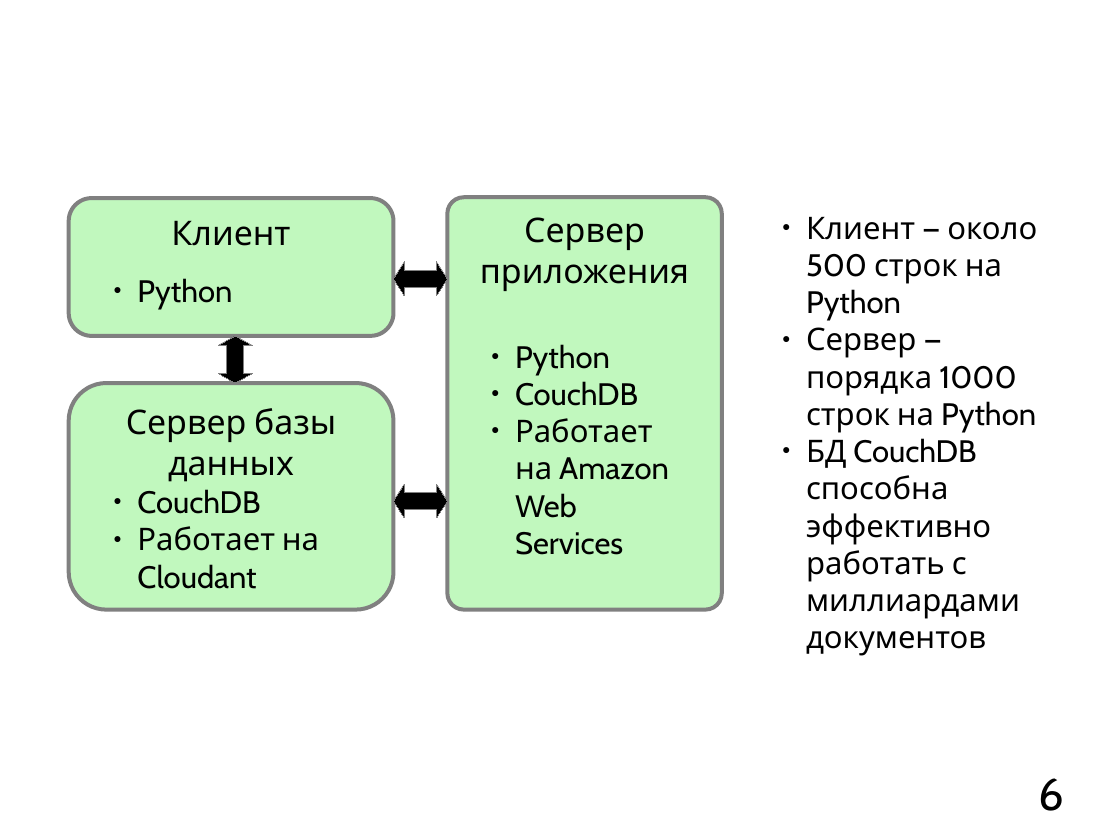
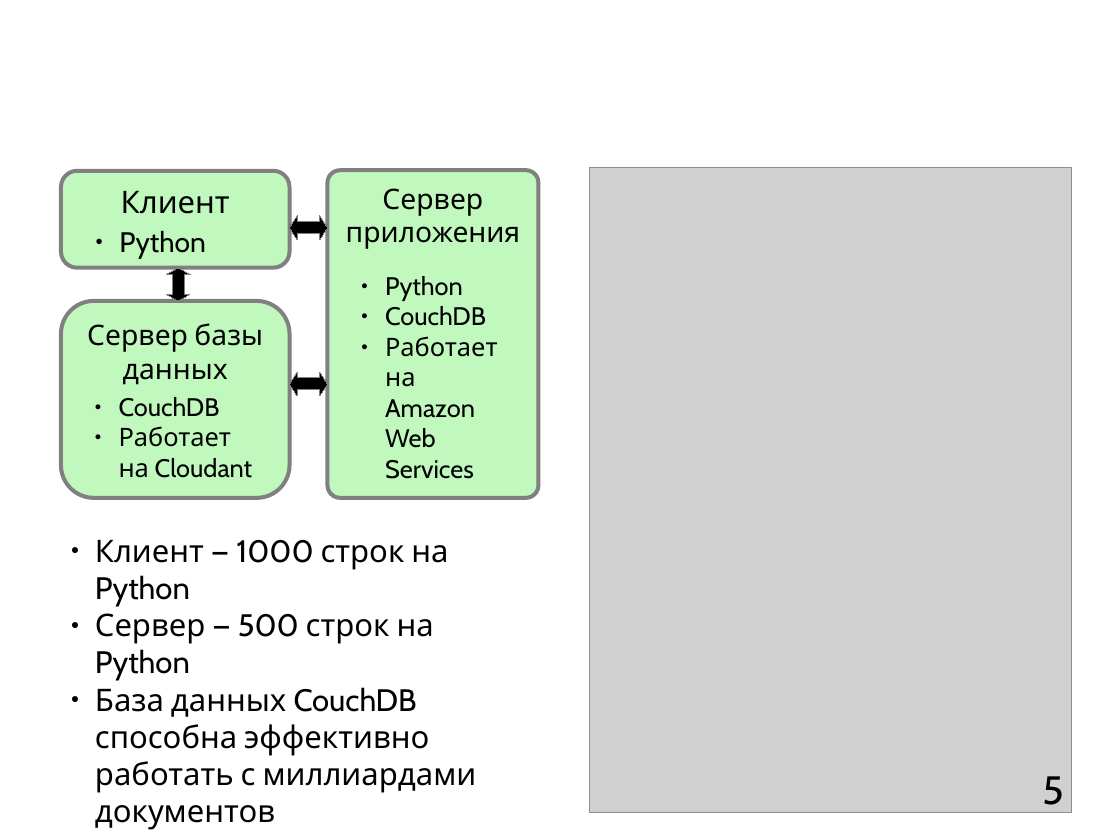
Before and after one commit to mkpankov/adaptor, a slide deck: slide 5 of diploma/defense/brochure.odp (slide 6 before the commit). Drawn at 1120x840 pixels with LibreOffice and Linux fonts; fonts in the diff are those of the drawing; grey boxes stand for pictures; background and template pictures are left out. Boxes give left, top, right and bottom in pixels: in the first picture for what was removed or moved away, otherwise in the second. Text is boxed around its words. In the diff, an @@ line names an element or a change of style, - is before the commit and + after.

```diff
--- a/diploma/defense/brochure.odp
+++ b/diploma/defense/brochure.odp
@@ rounded rectangle "Клиент": place and size @@
-rounded rectangle "Клиент" at (69, 198, 394, 336)
+rounded rectangle "Клиент" at (61, 171, 290, 267)
@@ rounded rectangle "Клиент" at (61, 171, 290, 267): size 24 to 22 pt @@
@@ freeform shape "Сервер приложения" at (327, 171, 539, 498): size 24 to 20 pt @@
@@ freeform shape "Сервер приложения": place and size @@
-freeform shape "Сервер приложения" at (447, 197, 722, 610)
+freeform shape "Сервер приложения" at (327, 171, 539, 498)
@@ picture added at (589, 168, 1072, 813) @@
@@ text "Python": place and size @@
-text "Python" at (137, 278, 232, 310)
+text "Python" at (119, 230, 206, 258)
@@ text "Python" at (119, 230, 206, 258): size 22 to 20 pt @@
@@ left right arrow: place and size @@
-left right arrow at (393, 262, 447, 296)
+left right arrow at (290, 215, 327, 239)
@@ left right arrow added at (167, 267, 190, 301), fill #000000, outline #808080 0 pt @@
@@ text "Python" at (385, 276, 498, 479): size 22 to 18 pt @@
@@ text "Python": place and size @@
-text "Python" at (515, 344, 669, 555)
+text "Python" at (385, 276, 498, 479)
@@ rounded rectangle "Сервер базы данных": place and size @@
-rounded rectangle "Сервер базы данных" at (69, 383, 394, 610)
+rounded rectangle "Сервер базы данных" at (61, 301, 290, 498)
@@ rounded rectangle "Сервер базы данных" at (61, 301, 290, 498): size 24 to 20 pt @@
@@ text "CouchDB": place and size @@
-text "CouchDB" at (137, 489, 319, 589)
+text "CouchDB" at (119, 397, 253, 478)
@@ text "CouchDB" at (119, 397, 253, 478): size 22 to 18 pt @@
@@ left right arrow at (290, 372, 327, 395): proportions changed; rotation 90 to 0 degrees @@
@@ left right arrow removed at (393, 484, 447, 517) @@
@@ text at (95, 539, 477, 830): text changed @@
-● Клиент — около 500 строк на Python
-● Сервер — порядка 1000 строк на Python
-● БД CouchDB способна эффективно работать с миллиардами документов
+● Клиент — 1000 строк на Python
+● Сервер — 500 строк на Python
+● База данных CouchDB способна эффективно работать с миллиардами документов
@@ page number at (1042, 776, 1063, 814): text changed; size 32 to 28 pt @@
-6
+5
```
Also in this commit, not shown: 10 other slides changed, 1 slide added, 6 slides removed.
